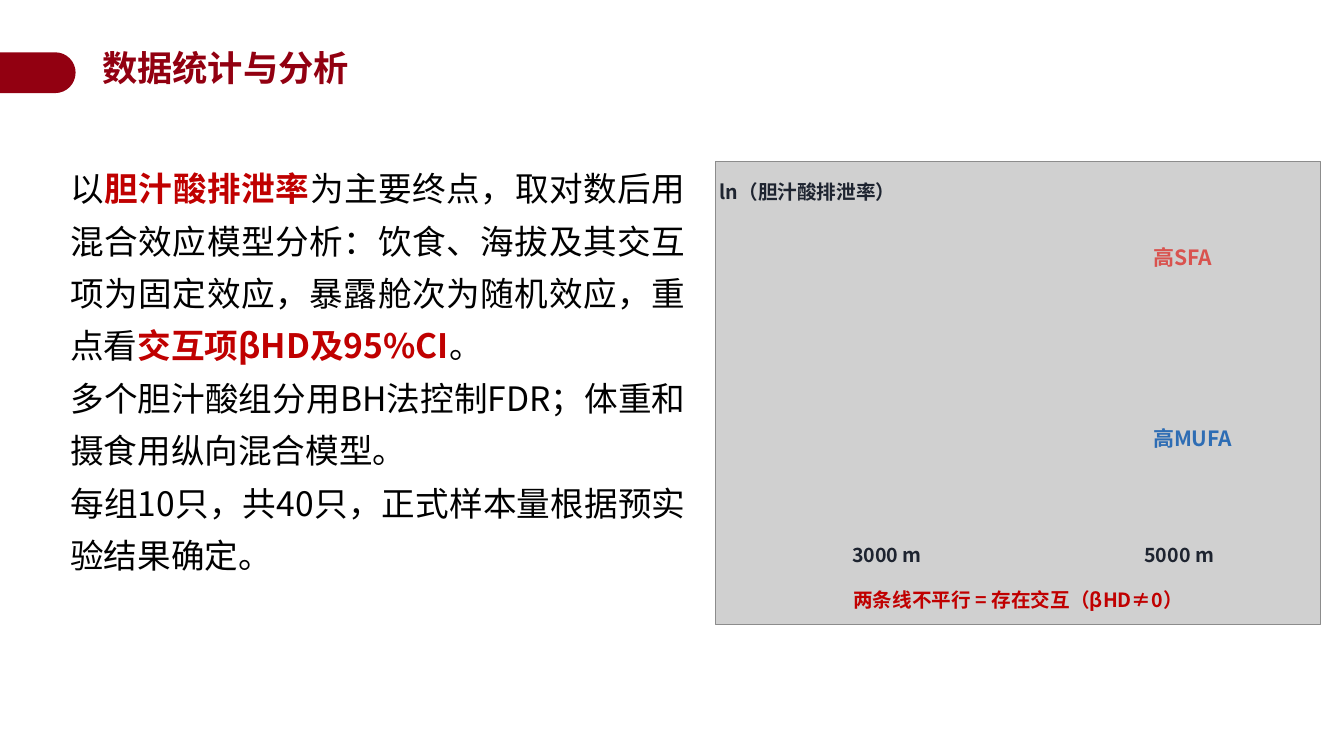
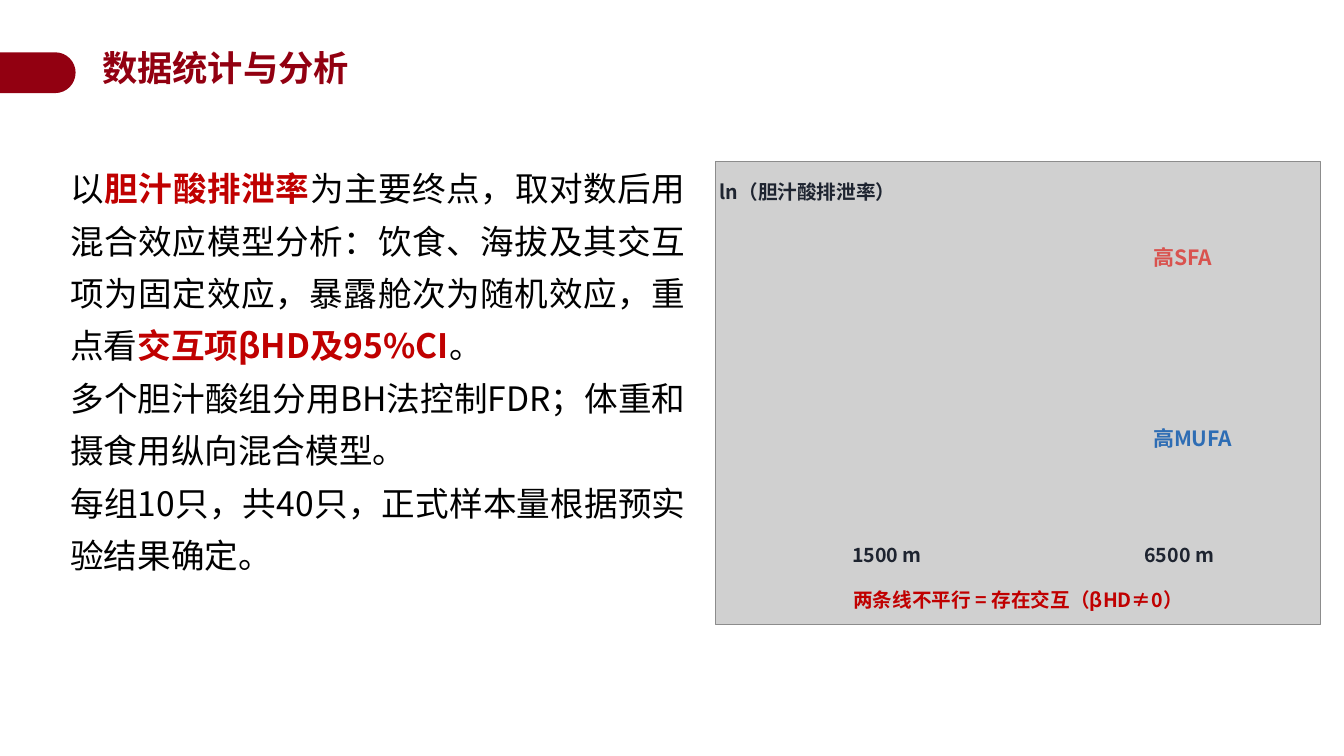
Before and after one commit to a854589274-afk/1, a slide deck: slide 18 of 开题答辩PPT_BSEP高原低压低氧.pptx. Drawn at 1344x756 pixels with LibreOffice and Linux fonts; fonts in the diff are those of the drawing; grey boxes stand for pictures; background and template pictures are left out. Boxes give left, top, right and bottom in pixels: in the first picture for what was removed or moved away, otherwise in the second. Text is boxed around its words. In the diff, an @@ line names an element or a change of style, - is before the commit and + after.

```diff
--- a/开题答辩PPT_BSEP高原低压低氧.pptx
+++ b/开题答辩PPT_BSEP高原低压低氧.pptx
@@ text at <box>852,547,922,563</box>: text changed @@
-3000 m
+1500 m
@@ text at <box>1144,547,1214,563</box>: text changed @@
-5000 m
+6500 m
```
Also in this commit, not shown: 7 other slides changed.
